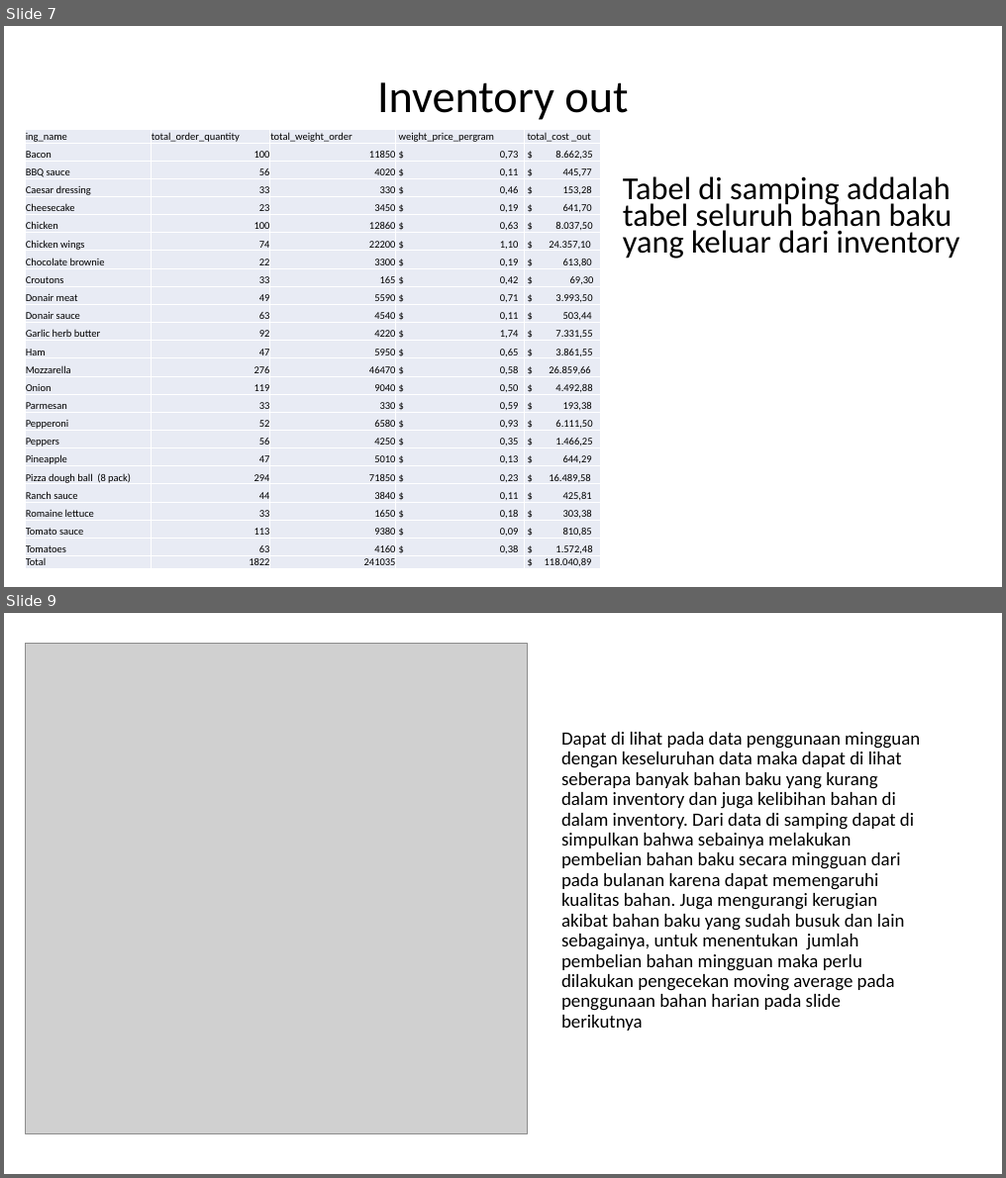
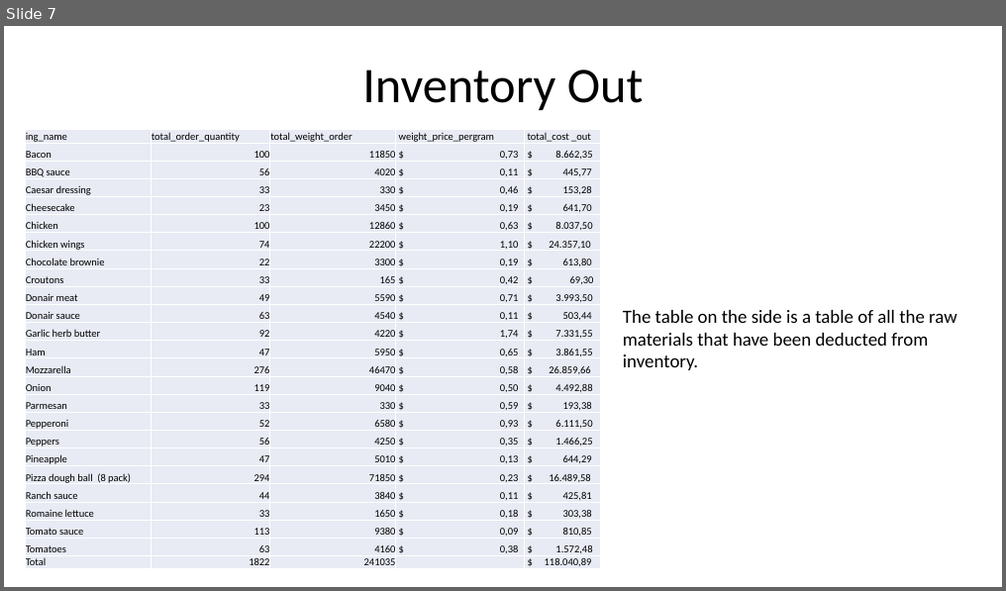
Before and after one commit to Halaholo61/Pizza-king-Stock-Optimization, a slide deck: MANAJEMEN OPTIMASI STOCK PIZZA KING.pptx. Shown one above the other, each under a label of ours: slides 7 and 9 before the commit, slide 7 after it; the slides between them are not shown. The pictures are 1006x1178 and 1006x591 pixels, drawn with LibreOffice and Linux fonts; fonts in the diff are those of the drawing; grey boxes stand for pictures. Boxes give left, top, right and bottom in pixels: in the first picture for what was removed or moved away, otherwise in the second. Text is boxed around its words. In the diff, an @@ line names an element or a change of style, - is before the commit and + after.

```diff
--- a/MANAJEMEN OPTIMASI STOCK PIZZA KING.pptx
+++ b/MANAJEMEN OPTIMASI STOCK PIZZA KING.pptx
@@ slide 9 removed at [4,613,1002,1174], background #FFFFFF @@
@@ picture removed at [25,643,527,1134] @@
@@ title removed at [561,732,920,1031] @@
-Dapat di lihat pada data penggunaan mingguan dengan keseluruhan data maka dapat di lihat seberapa banyak bahan baku yang kurang dalam inventory dan juga kelibihan bahan di dalam inventory. Dari data di samping dapat di simpulkan bahwa sebainya melakukan pembelian bahan baku secara mingguan dari pada bulanan karena dapat memengaruhi kualitas bahan. Juga mengurangi kerugian akibat bahan baku yang sudah busuk dan lain sebagainya, untuk menentukan jumlah pembelian bahan mingguan maka perlu dilakukan pengecekan moving average pada penggunaan bahan harian pada slide berikutnya
@@ slide 7 changed as well @@
@@ title at [362,70,644,110]: text changed; size 44 to 48 pt @@
-Inventory out
+Inventory Out
@@ text at [623,310,957,371]: text changed; size 30.8 to 18 pt @@
-Tabel di samping addalah tabel seluruh bahan baku yang keluar dari inventory
+The table on the side is a table of all the raw materials that have been deducted from inventory.
```
Also in this commit, not shown: 2 other slides changed, 8 slides added, 7 other slides removed, 3 other files.
